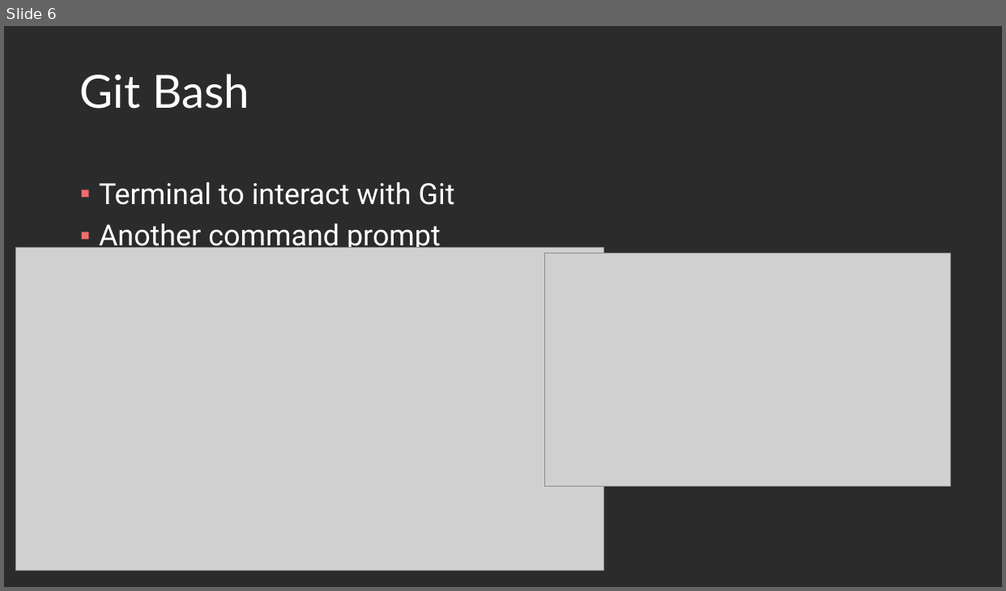
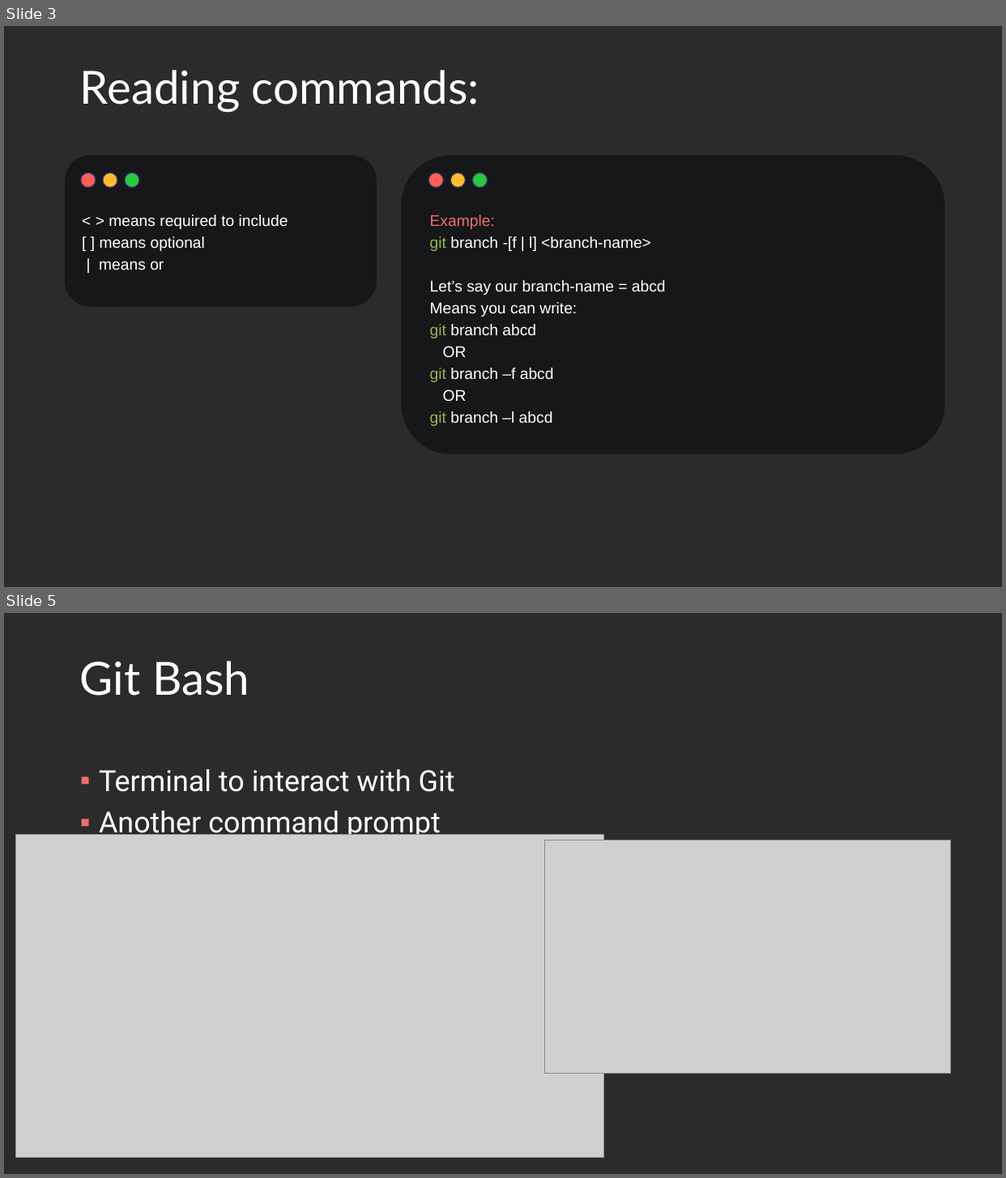
Before and after one commit to Light2Dark/git_tutorial, a slide deck: Git and Github.pptx. Shown one above the other, each under a label of ours: slide 6 before the commit, slides 3 and 5 after it; the slides between them are not shown. The pictures are 1006x591 and 1006x1178 pixels, drawn with LibreOffice and Linux fonts; fonts in the diff are those of the drawing; grey boxes stand for pictures; background and template pictures are left out; a plain dark background stands for a picture behind light text. Boxes give left, top, right and bottom in pixels: in the first picture for what was removed or moved away, otherwise in the second. Text is boxed around its words. In the diff, an @@ line names an element or a change of style, - is before the commit and + after.

```diff
--- a/Git and Github.pptx
+++ b/Git and Github.pptx
@@ slide 3 added at bbox=[4, 26, 1002, 587], background picture (left out) @@
@@ title added at bbox=[80, 70, 479, 113], 44 pt, text #FFFFFF @@
+Reading commands:
@@ group added at bbox=[65, 156, 376, 308]: 3 ellipses, 1 rounded rectangle, 1 text @@
+< > means required to include
+[ ] means optional
+| means or
@@ group added at bbox=[402, 156, 945, 455]: 3 ellipses, 1 rounded rectangle, 1 text @@
+Example:
+git branch -[f | l] <branch-name>
+Let’s say our branch-name = abcd
+Means you can write:
+git branch abcd
+OR
+git branch –f abcd
+OR
+git branch –l abcd
@@ what was slide 6 is now slide 5 @@
```
Also in this commit, not shown: 14 slides changed, 3 other slides added, 3 slides removed.
